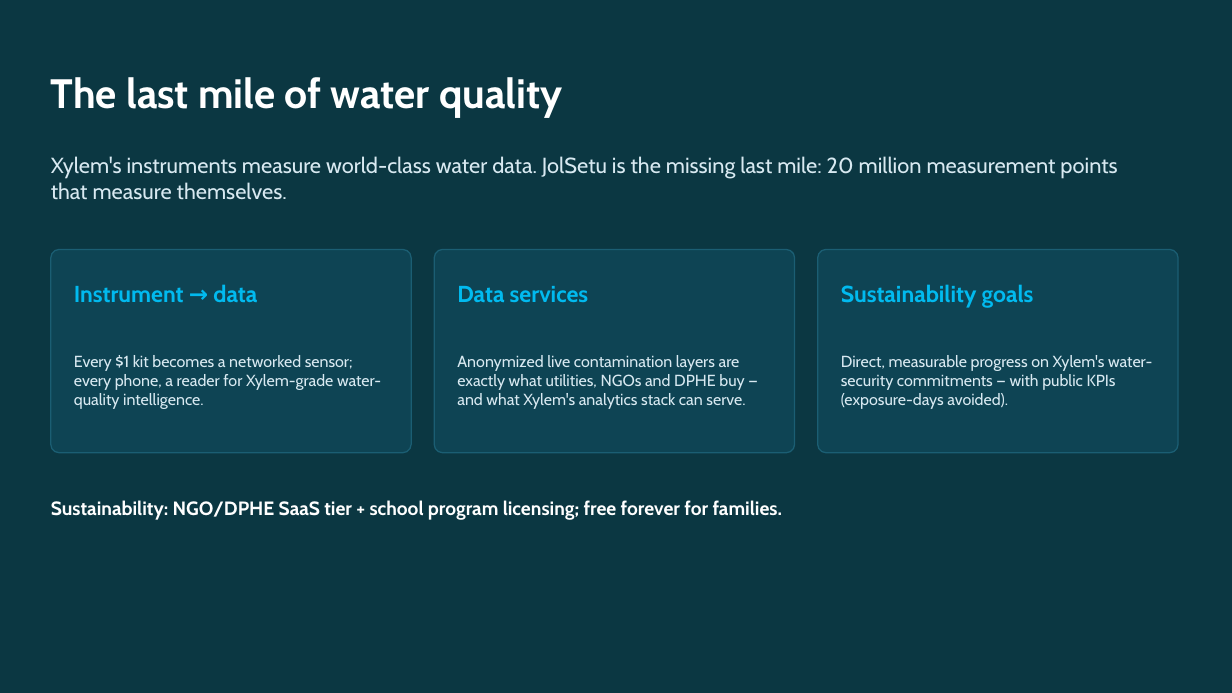
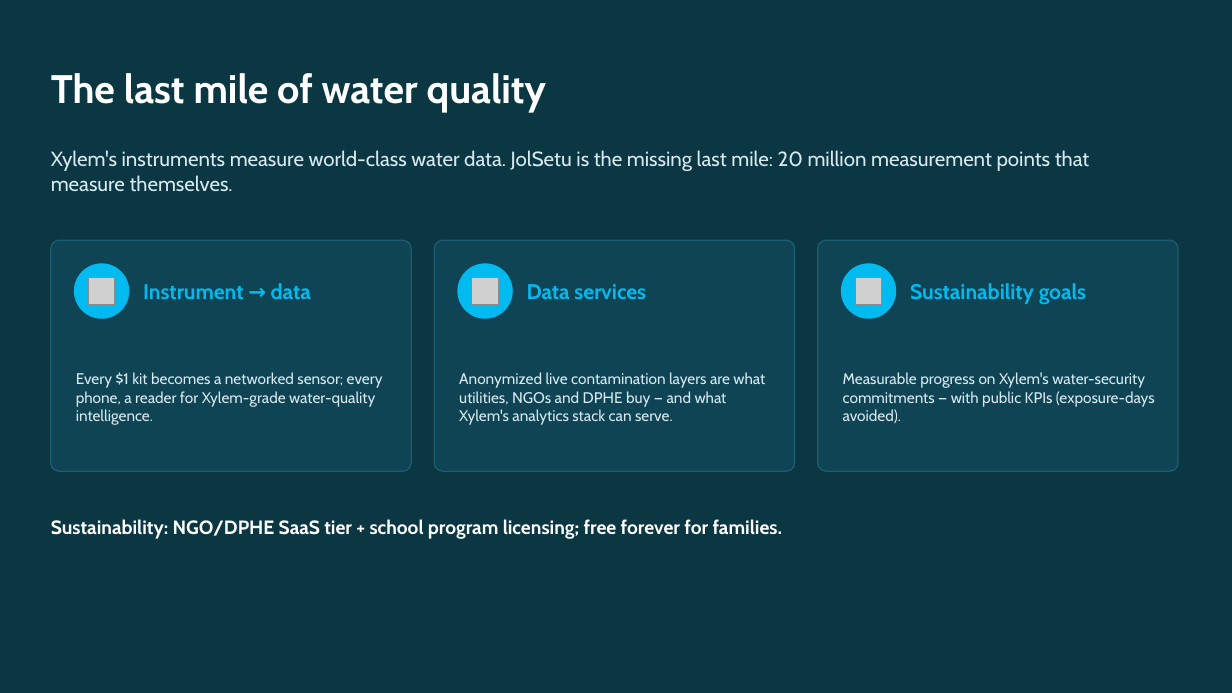
Before and after one commit to rudra496/jolsetu, a slide deck: slide 13 of JolSetu_Xylem2026_Pitch.pptx (slide 10 before the commit). Drawn at 1232x693 pixels with LibreOffice and Linux fonts; fonts in the diff are those of the drawing; grey boxes stand for pictures. Boxes give left, top, right and bottom in pixels: in the first picture for what was removed or moved away, otherwise in the second. Text is boxed around its words. In the diff, an @@ line names an element or a change of style, - is before the commit and + after.

```diff
--- a/JolSetu_Xylem2026_Pitch.pptx
+++ b/JolSetu_Xylem2026_Pitch.pptx
@@ text "The last mile of water ..." at <box>51,73,547,112</box>: size 32 to 31 pt @@
@@ text "Xylem's instruments measure world-class water ..." at <box>51,150,1090,192</box>: size 17 to 16 pt @@
@@ rounded rectangle: place and size @@
-rounded rectangle at <box>51,250,411,453</box>
+rounded rectangle at <box>51,240,411,471</box>
@@ ellipse added at <box>74,263,129,319</box>, fill #01BAEF @@
@@ size 18 to 16.5 pt in 3 elements at <box>527,284,646,299</box>, <box>910,283,1086,304</box>, <box>143,283,311,299</box> @@
@@ text "Instrument → data": place and size @@
-text "Instrument → data" at <box>74,284,257,302</box>
+text "Instrument → data" at <box>143,283,311,299</box>
@@ rounded rectangle: place and size @@
-rounded rectangle at <box>434,250,795,453</box>
+rounded rectangle at <box>434,240,795,471</box>
@@ ellipse added at <box>457,263,513,319</box>, fill #01BAEF @@
@@ text "Data services": place and size @@
-text "Data services" at <box>457,286,588,302</box>
+text "Data services" at <box>527,284,646,299</box>
@@ proportions changed in 3 elements at <box>51,240,411,471</box>, <box>434,240,795,471</box>, <box>818,240,1178,471</box> @@
@@ rounded rectangle: place and size @@
-rounded rectangle at <box>818,250,1178,453</box>
+rounded rectangle at <box>818,240,1178,471</box>
@@ ellipse added at <box>841,263,897,319</box>, fill #01BAEF @@
@@ text "Sustainability goals": place and size @@
-text "Sustainability goals" at <box>841,284,1034,308</box>
+text "Sustainability goals" at <box>910,283,1086,304</box>
@@ picture added at <box>89,278,116,305</box> @@
@@ picture added at <box>472,278,499,305</box> @@
@@ picture added at <box>856,278,883,305</box> @@
@@ text "Every $1 kit becomes a ...": place and size @@
-text "Every $1 kit becomes a ..." at <box>74,355,381,409</box>
+text "Every $1 kit becomes a ..." at <box>76,372,383,425</box>
@@ text "Every $1 kit becomes a ..." at <box>76,372,383,425</box>: size 12.5 to 12 pt @@
@@ text at <box>459,372,765,425</box>: text changed; size 12.5 to 12 pt @@
-Anonymized live contamination layers are exactly what utilities, NGOs and DPHE buy — and what Xylem's analytics stack can serve.
+Anonymized live contamination layers are what utilities, NGOs and DPHE buy — and what Xylem's analytics stack can serve.
@@ text at <box>843,372,1155,423</box>: text changed; size 12.5 to 12 pt @@
-Direct, measurable progress on Xylem's water-security commitments — with public KPIs (exposure-days avoided).
+Measurable progress on Xylem's water-security commitments — with public KPIs (exposure-days avoided).
@@ text "Sustainability: NGO/DPHE SaaS tier + ...": place and size @@
-text "Sustainability: NGO/DPHE SaaS tier + ..." at <box>51,500,783,520</box>
+text "Sustainability: NGO/DPHE SaaS tier + ..." at <box>51,519,783,539</box>
```
Also in this commit, not shown: 11 other slides changed, 3 slides added, 1 slide removed, 1 other file.
